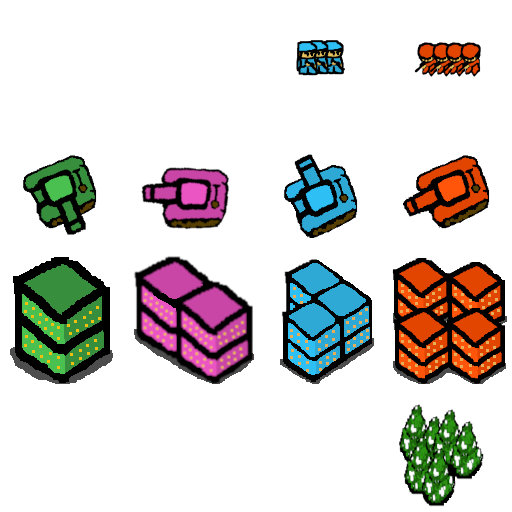
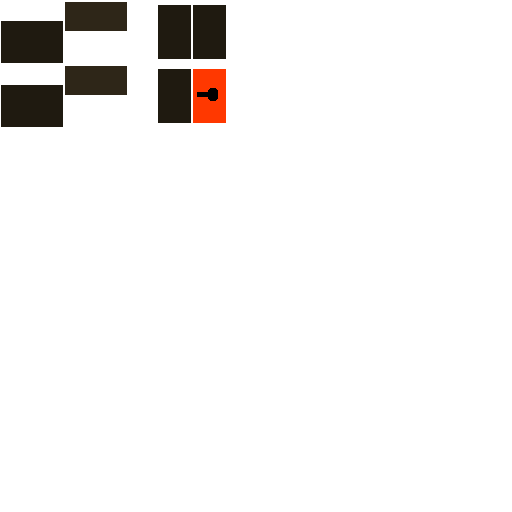
Layered file, before and after one edit (512px x 512px). Changes by layer:
renamed "Pasted Layer" to "Layer", showed it, moved it above "Pasted Layer", painted on it over <box>6,6,221,110</box>
renamed "Pasted Layer #16" to "Pasted Layer", painted on it over <box>1,2,226,127</box>
removed layer "Pasted Layer #20" over <box>1,48,127,127</box>
removed layer "Pasted Layer #6" over <box>404,436,456,507</box>
removed layer "Pasted Layer #10" over <box>432,409,484,480</box>
removed layer "Pasted Layer #5" over <box>399,404,451,475</box>
removed layer "Layer #2" over <box>448,466,455,484</box>
removed layer "Transformation #13" over <box>392,258,505,384</box>
removed layer "Layer #6" over <box>393,311,507,384</box>
removed layer "Transformation copy #2" over <box>281,259,372,382</box>
removed layer "Layer #5" over <box>280,338,374,384</box>
removed layer "Pasted Layer #1" over <box>133,255,254,384</box>
removed layer "Layer #4" over <box>134,329,254,384</box>
removed layer "pixel 3-1 copy" over <box>13,257,110,383</box>
removed layer "Layer #3" over <box>10,346,113,384</box>
removed layer "pixel 2-3; 3 copy" over <box>284,154,358,238</box>
removed layer "pixel 2-2; 2 copy" over <box>141,167,230,230</box>
removed layer "pixel 2-1; 2 copy #1" over <box>23,155,97,235</box>
removed layer "pixel 2-4 copy #1" over <box>403,155,490,229</box>
removed layer "Pasted Layer #15" over <box>414,42,481,77</box>
removed layer "1-3;3" over <box>296,40,345,76</box>
removed layer "Pasted Layer #8" over <box>170,41,199,77</box>
removed layer "pixel 1-2 copy #5" over <box>179,38,208,74</box>
showed "tile.png", painted on it over <box>1,2,507,507</box>
